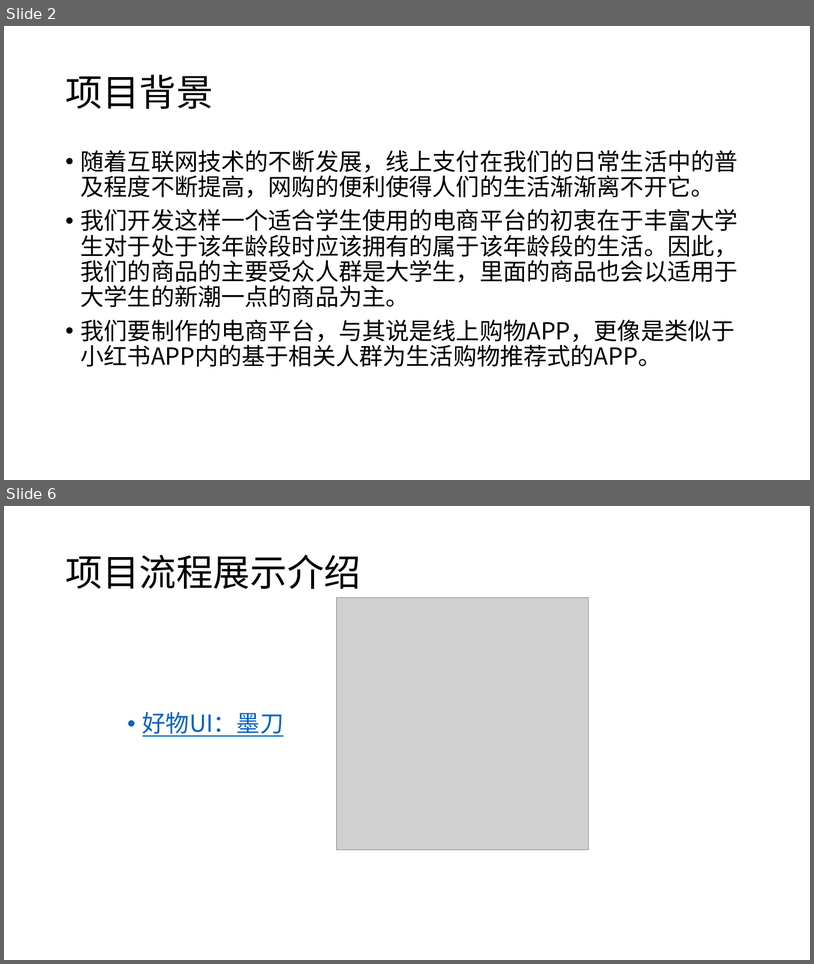
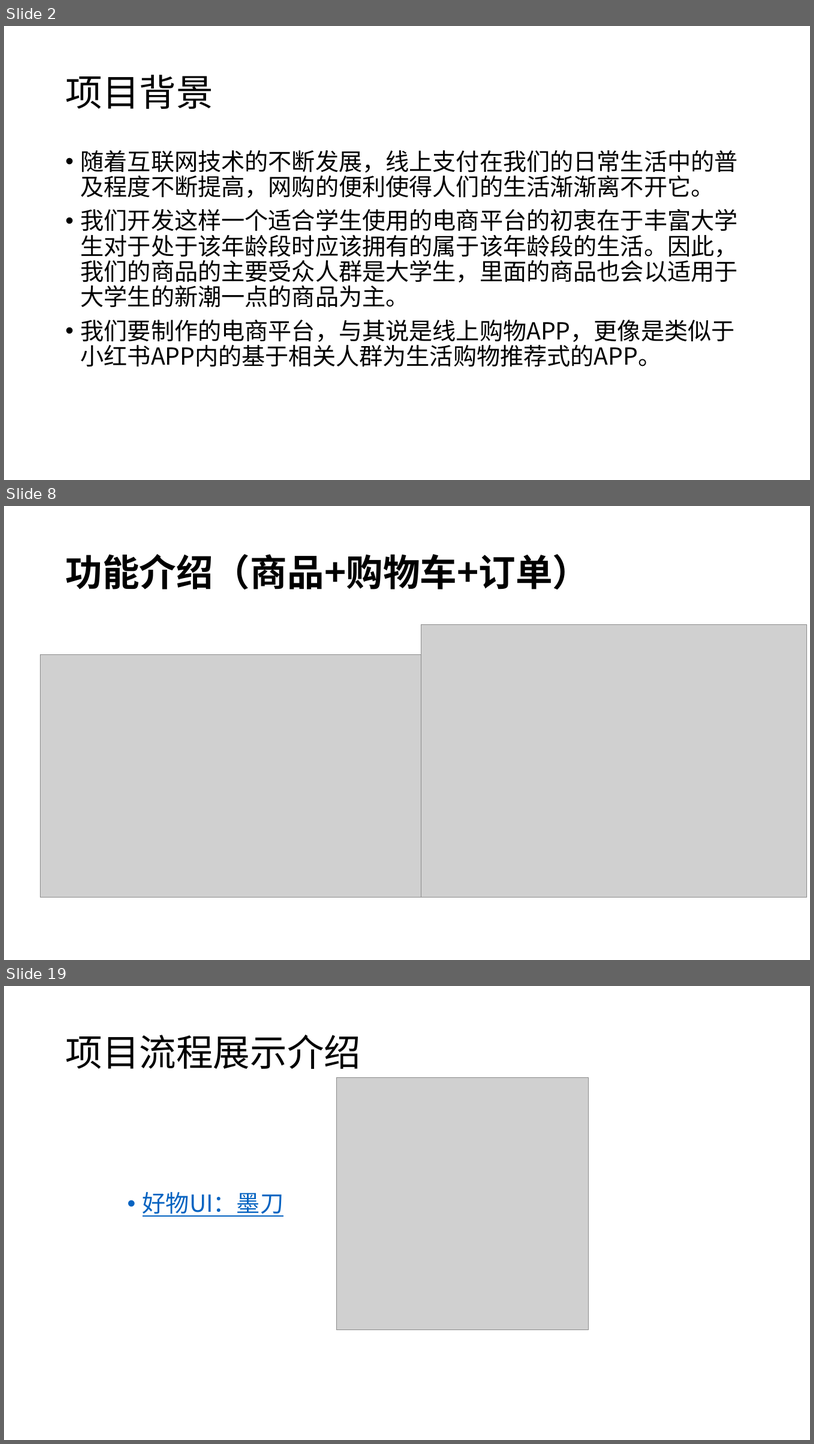
Before and after one commit to Android-Good-Goods/-, a slide deck: design/好物.pptx. Shown one above the other, each under a label of ours: slides 2 and 6 before the commit, slides 2, 8 and 19 after it; the slides between them are not shown. The pictures are 814x964 and 814x1444 pixels, drawn with LibreOffice and Linux fonts; fonts in the diff are those of the drawing; grey boxes stand for pictures. Boxes give left, top, right and bottom in pixels: in the first picture for what was removed or moved away, otherwise in the second. Text is boxed around its words. In the diff, an @@ line names an element or a change of style, - is before the commit and + after.

```diff
--- a/design/好物.pptx
+++ b/design/好物.pptx
@@ slide 8 added at box(4, 506, 810, 960), background #FFFFFF @@
@@ title added at box(65, 554, 590, 589), 44 pt, text #000000, bold @@
+功能介绍（商品+购物车+订单）
@@ picture added at box(422, 625, 807, 897) @@
@@ picture added at box(40, 654, 421, 897) @@
@@ what was slide 6 is now slide 19 @@
```
Also in this commit, not shown: 3 slides changed, 12 other slides added.
